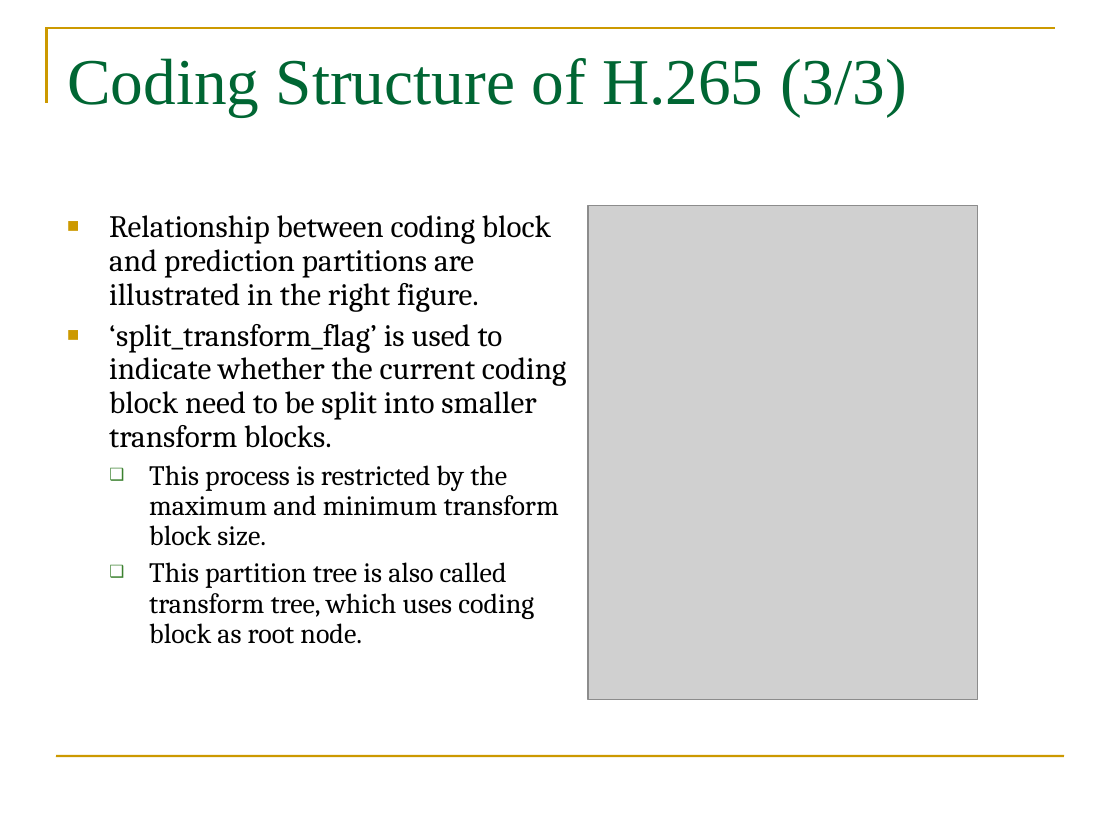
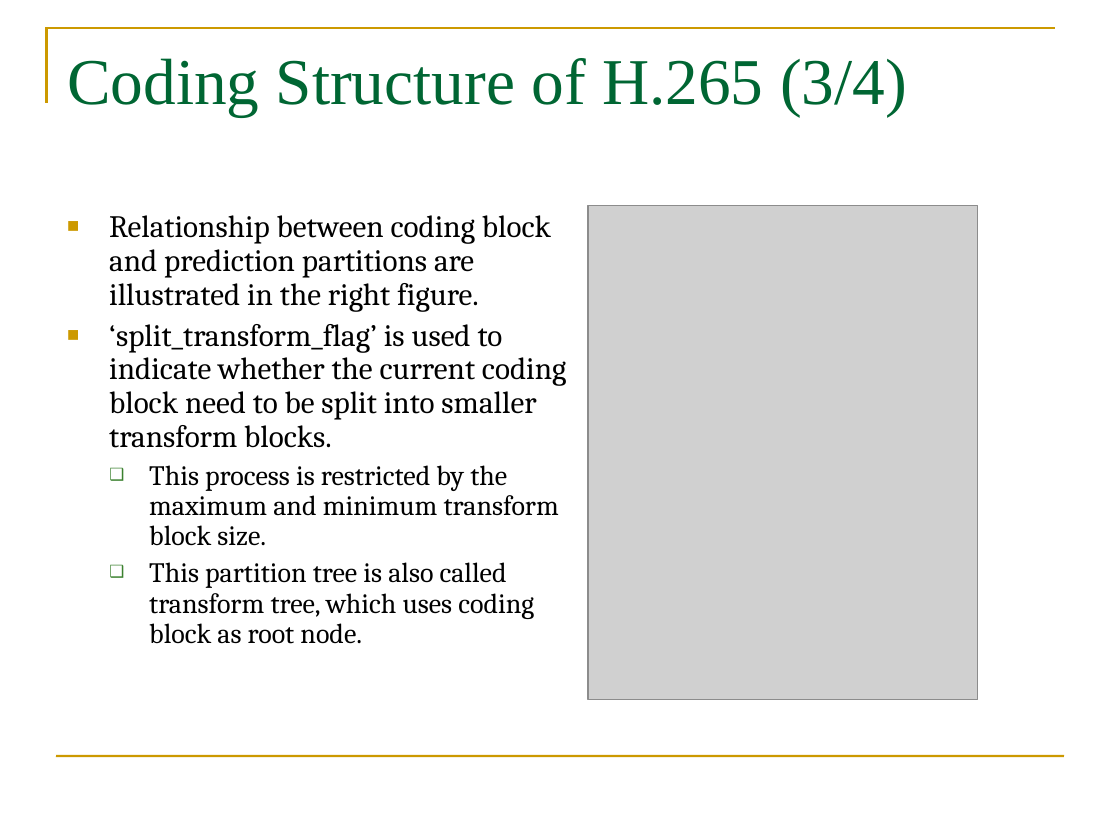
Before and after one commit to YuxuanLing/trunk, a slide deck: slide 11 of trunk/presentation/H265-Yuxuan.ppt. Drawn at 1120x840 pixels with LibreOffice and Linux fonts; fonts in the diff are those of the drawing; grey boxes stand for pictures. Boxes give left, top, right and bottom in pixels: in the first picture for what was removed or moved away, otherwise in the second. Text is boxed around its words. In the diff, an @@ line names an element or a change of style, - is before the commit and + after.

```diff
--- a/trunk/presentation/H265-Yuxuan.ppt
+++ b/trunk/presentation/H265-Yuxuan.ppt
@@ title at bbox=[67, 58, 907, 117]: text changed @@
-Coding Structure of H.265 (3/3)
+Coding Structure of H.265 (3/4)
```
Also in this commit, not shown: 5 other slides changed, 2 slides added.
